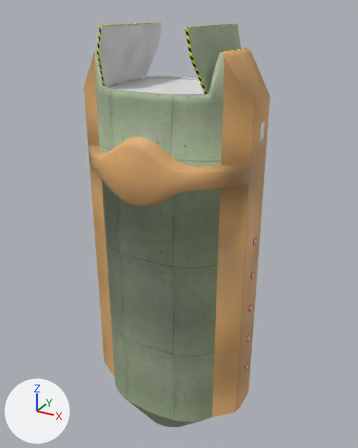
Two versions of the FBX model Assets/spaceport.fbx, one commit apart.
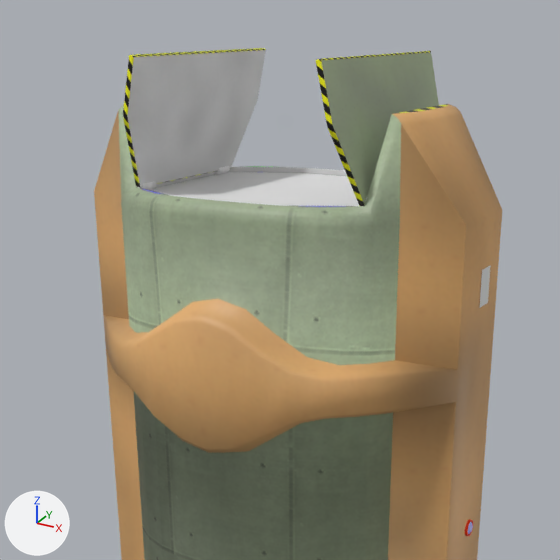
The first picture shows the older version from a camera (50 mm lens) standing at (0.124, -0.219, 0.142) and looking at (0.002, 0.004, 0.03). The close-ups show both versions on the part from 11% to 83% of the width and 0% to 57% of the height of that picture; other places that the commit changed are outside them. Every picture has the same lights, and +X, +Y and +Z are marked at lower left. Both versions are drawn at frame 155 of the action 'Default Take'; the numbers are the values there. Objects named as collision shapes, trigger or cutter boxes, shadow casters or lower levels of detail are left out. Vertices at the same position are counted once.

Before the edit, the objects in view are built like this:
```python
me_left_gate = bpy.data.meshes.new('left-gate')
me_left_gate.from_pydata(...)  # 36 vertices, 38 faces; spans x -2.82..0.0, y -2.66..2.66, z 0.0..0.12
me_left_gate.materials.append(mat_spaceport_gate__spaceport_gate_png)  # picture img_spaceport_gate_png
me_right_gate = bpy.data.meshes.new('right-gate')
me_right_gate.from_pydata(...)  # 36 vertices, 38 faces; spans x 0.0..2.82, y -2.66..2.66, z 0.0..0.12
me_right_gate.materials.append(mat_spaceport_gate__spaceport_gate_png)  # picture img_spaceport_gate_png
me_spaceport = bpy.data.meshes.new('spaceport')
me_spaceport.from_pydata(...)  # 466 vertices, 448 faces; spans x -4.8..4.8, y -3.0..3.7, z -9.8..12.4
me_spaceport.materials.append(mat_spaceport__spaceport_png)  # picture img_spaceport_png
ob_left_gate = bpy.data.objects.new('left-gate', me_left_gate)
ob_left_gate.parent = ob_spaceport
ob_left_gate.location = (-2.093, 0.0, 13.36)
ob_left_gate.rotation_euler = (0.0, -1.353, 0.0)  # degrees (0, -78, 0)
ob_right_gate = bpy.data.objects.new('right-gate', me_right_gate)
ob_right_gate.parent = ob_spaceport
ob_right_gate.location = (2.093, 0.0, 13.36)
ob_right_gate.rotation_euler = (0.0, 1.353, 0.0)  # degrees (0, 78, 0)
ob_spaceport = bpy.data.objects.new('spaceport', me_spaceport)
ob_spaceport.location = (0.0, 0.0, 0.0)
ob_spaceport.rotation_euler = (0.0, 0.0, 3.142)  # degrees (0, 0, 180)
ob_spaceport.scale = (0.01, 0.01, 0.01)
# also in view: 'hangar_space' at (0.0, 0.0, 0.015)
```
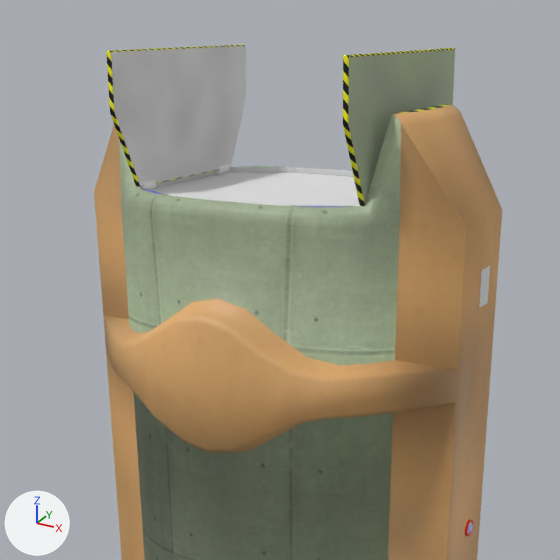
Where the change shows, as pixel boxes (x1, y1, x2, y2) in the close-ups (560 x 560 px):
'right-gate', moved, turned
    before: (123, 48, 266, 187)
    after: (106, 45, 246, 187)
'left-gate', moved, turned
    before: (316, 51, 439, 206)
    after: (343, 48, 455, 206)
'circular-hinge-r-t', moved, turned
    before: (214, 166, 230, 175)
    after: (214, 165, 230, 175)
'circular-hinge-r-b', moved, turned
    before: (140, 181, 156, 190)
    after: (140, 180, 156, 190)

The change in detail:
me_right_gate has 36 vertices, 38 faces and spans x 0.0..2.82, y -2.66..2.66, z 0.0..0.12.
me_right_gate is used by ob_right_gate; parent ob_spaceport; location (2.093, 0.0, 13.36); rotation (0.0, 1.353, 0.0), in degrees (0, 78, 0).
me_right_gate part 1: the whole mesh is moved by (-2.82, 0.0, -0.12).
me_left_gate has 36 vertices, 38 faces and spans x -2.82..0.0, y -2.66..2.66, z 0.0..0.12.
me_left_gate is used by ob_left_gate; parent ob_spaceport; location (-2.093, 0.0, 13.36); rotation (0.0, -1.353, 0.0), in degrees (0, -78, 0).
me_left_gate part 2: the whole mesh is moved by (2.82, 0.0, -0.12).
Object 'right-gate' (ob_right_gate) moves from (2.093, 0.0, 13.36) to (2.817, 0.0, 10.64).
Object 'right-gate' (ob_right_gate) turns from (0, 78, 0) to (0, 89, 0) degrees about x, y and z.
Object 'left-gate' (ob_left_gate) moves from (-2.093, 0.0, 13.36) to (-2.817, 0.0, 10.64).
Object 'left-gate' (ob_left_gate) turns from (0, -78, 0) to (0, -89, 0) degrees about x, y and z.
